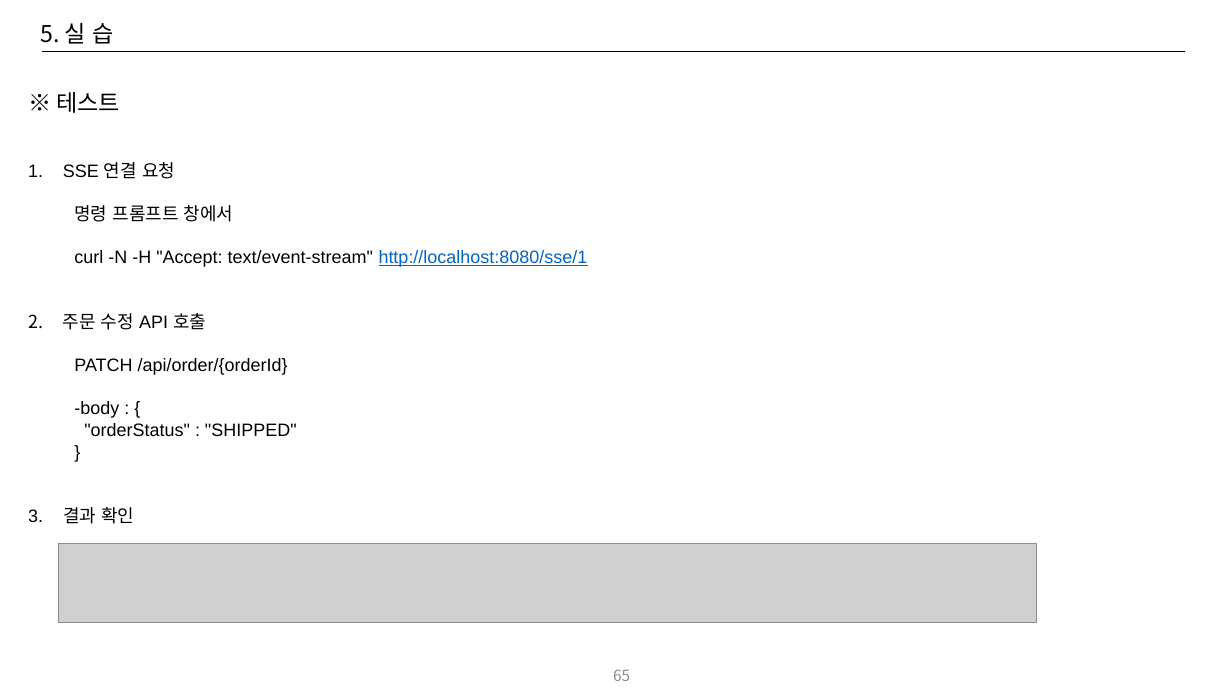
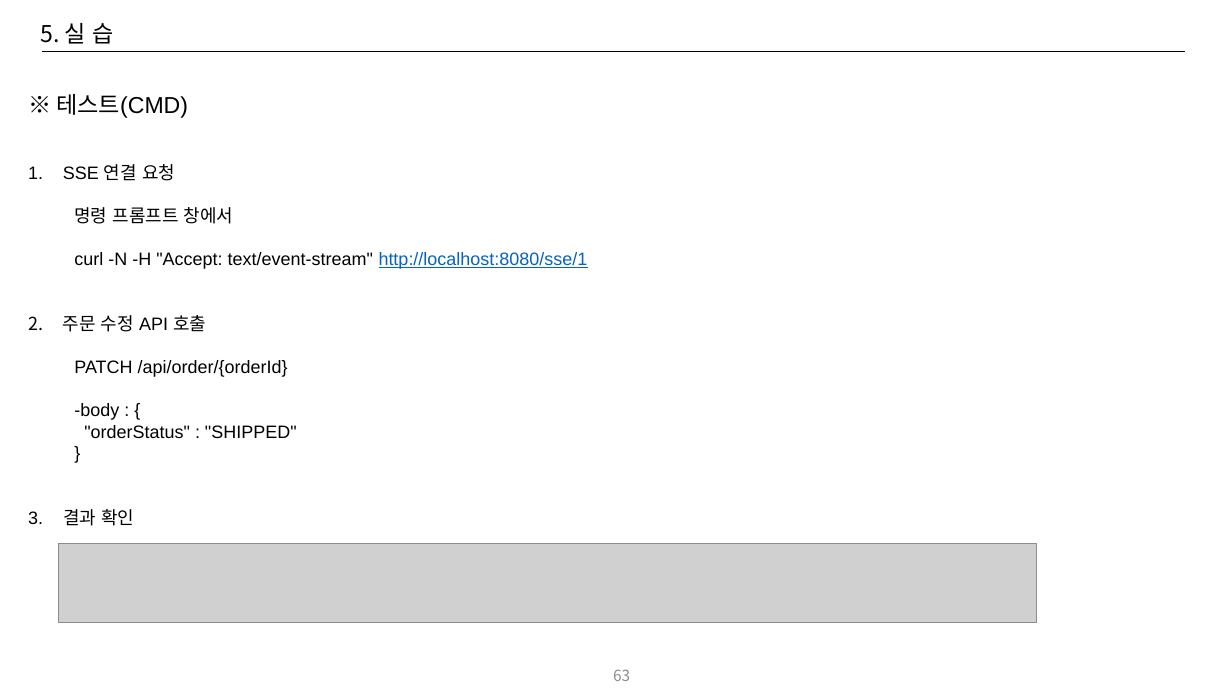
Before and after one commit to CYEOL2/webflux_example, a slide deck: slide 63 of doc/Reactive Programing 교육자료_20250714_v02.pptx (slide 65 before the commit). Drawn at 1232x693 pixels with LibreOffice and Linux fonts; fonts in the diff are those of the drawing; grey boxes stand for pictures. Boxes give left, top, right and bottom in pixels: in the first picture for what was removed or moved away, otherwise in the second. Text is boxed around its words. In the diff, an @@ line names an element or a change of style, - is before the commit and + after.

```diff
--- a/doc/Reactive Programing 교육자료_20250714_v02.pptx
+++ b/doc/Reactive Programing 교육자료_20250714_v02.pptx
@@ text at (x1=56, y1=94, x2=188, y2=118): text changed @@
-※ 테스트
+※ 테스트(CMD)
@@ page number at (x1=613, y1=669, x2=630, y2=681): text changed @@
-65
+63
```
Also in this commit, not shown: 16 other slides changed, 3 slides added, 2 slides removed, 4 other files.
